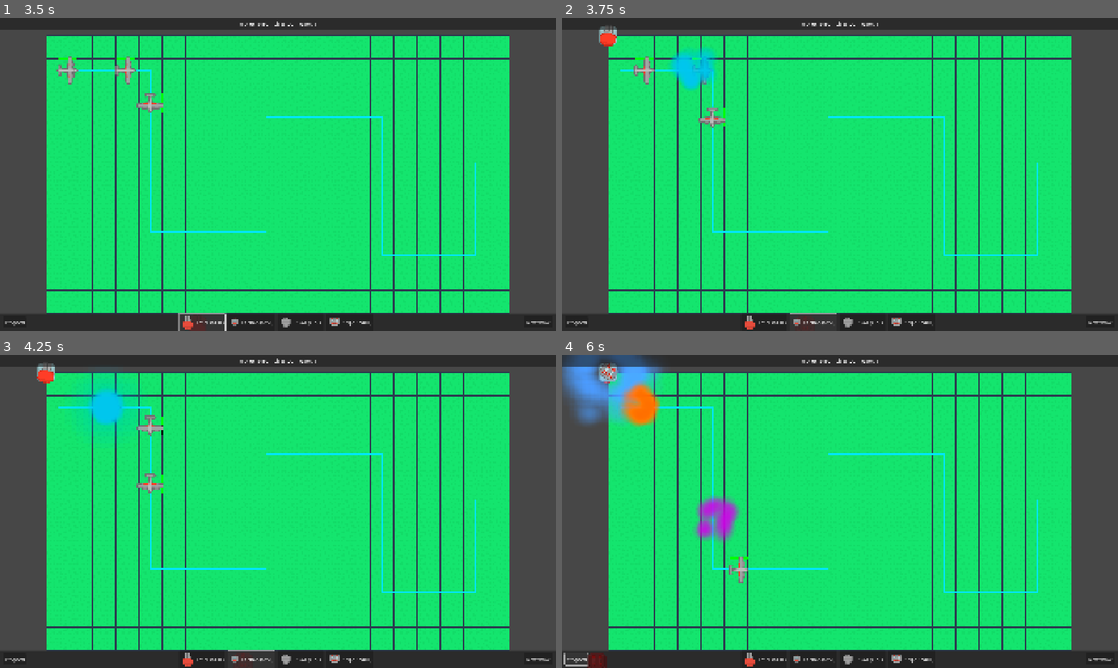
Above: before the commit, frames 1-4 (two rows, left to right).
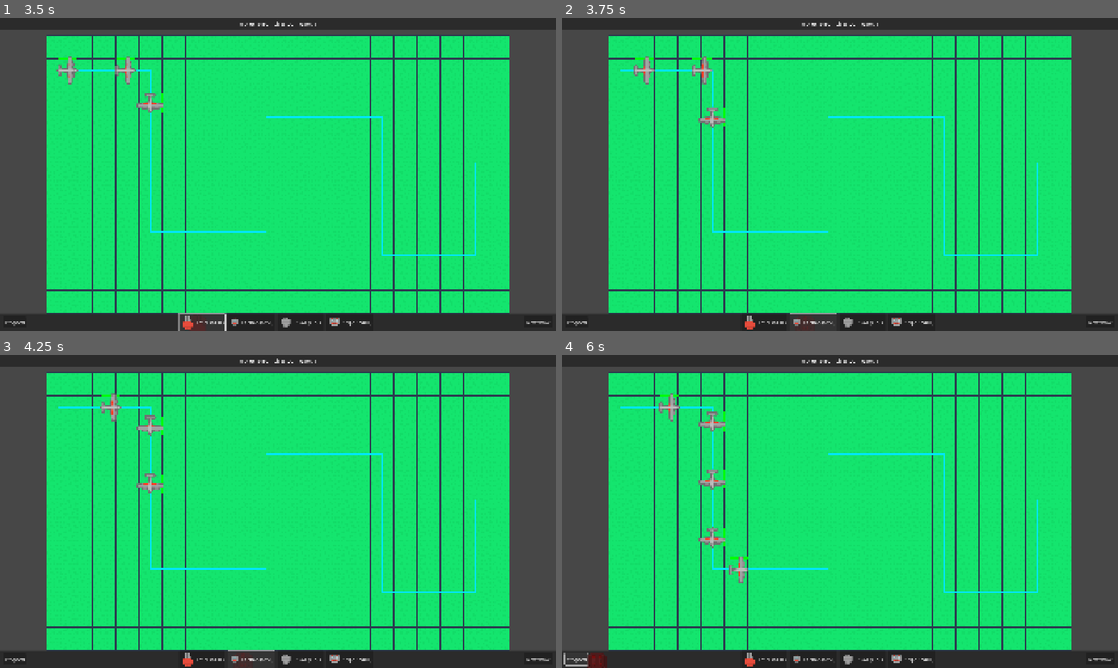
Above: after the commit, the same moments.

Repository: wangshengjin/Cyber-Defense-TD
Game: Godot game, scene res://scenes/UI/StartMenu.tscn
The game is run twice, just before and just after one commit, with the same random seed, the same clock (stepped at 60 frames per second) and the same inputs.
Inputs:
- Up to frame 1 (3.5 s): click "START GAME" at 0.5 s; click "Next Wave" at 1.25 s; click "Next Wave" at 2 s; click "Laser ($100)" at 2.75 s
- Up to frame 2 (3.75 s): click "Cannon ($250)" at 3.5 s
- Up to frame 3 (4.25 s): no input
- Up to frame 4 (6 s): click "Slow ($150)" at 4.25 s; click "Sniper ($400)" at 5 s; click "1x Speed" at 5.75 s

Frame 1 is identical in both runs. In frame 2, 1.0% of the frame differs, in the area x 6-28%, y 2-24%; in frame 3, 1.5%; in frame 4, 5.1%, in the area x 0-32%, y 0-62%.

Commit message:
可以旋转了

Diff:
--- a/scenes/Game.tscn
+++ b/scenes/Game.tscn
@@ -153,6 +153,47 @@
 grow_vertical = 0
 text = "1x Speed"
 
+[node name="TowerControlPanel" type="Panel" parent="CanvasLayer/HUD"]
+visible = false
+layout_mode = 1
+anchors_preset = 7
+anchor_left = 0.5
+anchor_top = 1.0
+anchor_right = 0.5
+anchor_bottom = 1.0
+offset_left = -250.0
+offset_top = -180.0
+offset_right = 250.0
+offset_bottom = -80.0
+grow_horizontal = 2
+grow_vertical = 0
+
+[node name="HBox" type="HBoxContainer" parent="CanvasLayer/HUD/TowerControlPanel"]
+layout_mode = 1
+anchors_preset = 15
+anchor_right = 1.0
+anchor_bottom = 1.0
+grow_horizontal = 2
+grow_vertical = 2
+theme_override_constants/separation = 20
+alignment = 1
+
+[node name="InfoLabel" type="Label" parent="CanvasLayer/HUD/TowerControlPanel/HBox"]
+layout_mode = 2
+text = "Info"
+
+[node name="UpgradeBtn" type="Button" parent="CanvasLayer/HUD/TowerControlPanel/HBox"]
+custom_minimum_size = Vector2(120, 0)
+layout_mode = 2
+text = "Upgrade"
+
+[node name="SellBtn" type="Button" parent="CanvasLayer/HUD/TowerControlPanel/HBox"]
+custom_minimum_size = Vector2(100, 0)
+layout_mode = 2
+text = "Sell"
+
+[connection signal="pressed" from="CanvasLayer/HUD/TowerControlPanel/HBox/UpgradeBtn" to="CanvasLayer/HUD" method="_on_upgrade_pressed"]
+[connection signal="pressed" from="CanvasLayer/HUD/TowerControlPanel/HBox/SellBtn" to="CanvasLayer/HUD" method="_on_sell_pressed"]
 [connection signal="pressed" from="CanvasLayer/HUD/BottomPanel/HBox/BuildLaser" to="CanvasLayer/HUD" method="_on_build_laser_pressed"]
 [connection signal="pressed" from="CanvasLayer/HUD/BottomPanel/HBox/BuildCannon" to="CanvasLayer/HUD" method="_on_build_cannon_pressed"]
 [connection signal="pressed" from="CanvasLayer/HUD/BottomPanel/HBox/BuildSlow" to="CanvasLayer/HUD" method="_on_build_slow_pressed"]
--- a/scripts/Game.gd
+++ b/scripts/Game.gd
@@ -9,25 +9,26 @@
 var building_mode = false
 var selected_tower_type = null
 var ghost_tower: Node2D
+var selected_tower: Node2D = null
 
 func _ready():
 	hud.build_tower_requested.connect(_on_build_requested)
+	hud.upgrade_tower_requested.connect(_on_upgrade_tower)
+	hud.sell_tower_requested.connect(_on_sell_tower)
 	wave_manager.path_2d = $Path2D
 	GameManager.game_over.connect(_on_game_over)
 
 func _process(delta):
 	if building_mode:
 		_update_ghost_tower()
-		if Input.is_action_just_pressed("mouse_left"): # Default action? Godot usually 'ui_accept' or we need to add inputs. Assuming mouse click.
-			# Or Input.is_mouse_button_pressed(MOUSE_BUTTON_LEFT)
-			if Input.is_mouse_button_pressed(MOUSE_BUTTON_LEFT):
-				_try_place_tower()
 
-func _input(event):
+func _unhandled_input(event):
 	if building_mode and event is InputEventMouseButton and event.pressed and event.button_index == MOUSE_BUTTON_LEFT:
 		_try_place_tower()
 	elif building_mode and event is InputEventMouseButton and event.pressed and event.button_index == MOUSE_BUTTON_RIGHT:
 		_cancel_build()
+	elif not building_mode and event is InputEventMouseButton and event.pressed and event.button_index == MOUSE_BUTTON_LEFT:
+		_handle_selection()
 
 func _on_build_requested(type):
 	if building_mode:
@@ -112,3 +113,38 @@
 	var game_over_screen = preload("res://scenes/UI/GameOverScreen.tscn").instantiate()
 	$CanvasLayer.add_child(game_over_screen)
 	Engine.time_scale = 0
+
+func _handle_selection():
+	var mouse_pos = get_global_mouse_position()
+	var cell = map_manager.world_to_map(mouse_pos)
+
+	if map_manager.towers.has(cell):
+		var tower = map_manager.towers[cell]
+		_select_tower(tower)
+	else:
+		_deselect_tower()
+
+func _select_tower(tower):
+	selected_tower = tower
+	hud.show_tower_controls(tower)
+
+func _deselect_tower():
+	selected_tower = null
+	hud.hide_tower_controls()
+
+func _on_upgrade_tower():
+	if selected_tower:
+		var cost = selected_tower.get_upgrade_cost()
+		if GameManager.money >= cost:
+			GameManager.money -= cost
+			selected_tower.upgrade()
+			hud.show_tower_controls(selected_tower) # Refresh info
+		else:
+			print("Not enough money to upgrade")
+
+func _on_sell_tower():
+	if selected_tower:
+		var cell = map_manager.world_to_map(selected_tower.global_position)
+		map_manager.remove_tower(cell)
+		selected_tower.sell()
+		_deselect_tower()
--- a/scripts/Towers/Tower.gd
+++ b/scripts/Towers/Tower.gd
@@ -35,6 +35,23 @@
 
 	stats.current_range = base_stats.range_tiles * Constants.CELL_SIZE
 
+func get_upgrade_cost() -> int:
+	var base_cost = Constants.TOWER_STATS[type].cost
+	# Upgrade cost is 1.5x initial cost * level? Or fixed?
+	# Based on "Upgrade cost is 1.5x initial cost" and level logic
+	# Let's assume linear increase or fixed multiplier.
+	# User code had: total_invest += cost * 1.5.
+	# This implies each upgrade costs 1.5x Base Cost.
+	return int(base_cost * 1.5)
+
+func get_sell_value() -> int:
+	var base_cost = Constants.TOWER_STATS[type].cost
+	var total_invest = base_cost
+	for i in range(1, level):
+		total_invest += int(base_cost * 1.5)
+
+	return int(total_invest * 0.7)
+
 func upgrade():
 	level += 1
 	_update_stats()
@@ -44,17 +61,7 @@
 		shape.radius = stats.current_range
 
 func sell():
-	var cost = Constants.TOWER_STATS[type].cost
-	# 70% return of total investment.
-	# Total = Cost + (Level-1)*Cost*1.5 ?
-	# Wait, docs: "Upgrade cost is 1.5x initial cost".
-	# So level 1 cost: Base.
-	# Level 2 cost: Base + Base*1.5.
-	var total_invest = cost
-	for i in range(1, level):
-		total_invest += cost * 1.5
-
-	GameManager.money += int(total_invest * 0.7)
+	GameManager.money += get_sell_value()
 	queue_free()
 
 func _create_visuals():
@@ -93,15 +100,14 @@
 		var target = _find_target()
 		if target:
 			# Rotate turret towards target
-			var angle = (target.global_position - global_position).angle()
-			# Add offset if sprite is initially facing up/right
-			# Kenney sprites usually face Right (0 degrees) or Up (-90).
-			# Assuming Right is 0 for these sprites.
-			turret_sprite.rotation = rotate_toward(turret_sprite.rotation, angle, delta * 5.0)
-
-			# Only fire if roughly facing target? Or just fire.
-			# For now just rotate visual and fire.
-			if abs(angle_difference(turret_sprite.rotation, angle)) < 0.5 or type == Constants.TowerType.SLOW:
+			# Add 90 degrees (PI/2) offset because Kenney's sprites face Up, but 0 radians is Right
+			var target_angle = (target.global_position - global_position).angle() + PI / 2
+
+			# Use lerp_angle for smooth rotation handling wraparounds
+			turret_sprite.rotation = lerp_angle(turret_sprite.rotation, target_angle, delta * 10.0)
+
+			# Fire if aiming roughly at target
+			if abs(angle_difference(turret_sprite.rotation, target_angle)) < 0.15 or type == Constants.TowerType.SLOW:
 				_fire(target)
 				cooldown_timer = stats.cooldown_ms / 1000.0
 func _create_range_sensor():
--- a/scripts/UI/HUD.gd
+++ b/scripts/UI/HUD.gd
@@ -64,3 +64,37 @@
 
 func _on_build_sniper_pressed():
 	build_tower_requested.emit(Constants.TowerType.SNIPER)
+
+# Tower Control Panel Logic
+@onready var tower_panel = $TowerControlPanel
+@onready var tower_info_label = $TowerControlPanel/HBox/InfoLabel
+@onready var upgrade_btn = $TowerControlPanel/HBox/UpgradeBtn
+@onready var sell_btn = $TowerControlPanel/HBox/SellBtn
+
+signal upgrade_tower_requested
+signal sell_tower_requested
+
+func show_tower_controls(tower):
+	tower_panel.visible = true
+
+	var info = "Lvl %d %s\nDmg: %.1f\nRng: %.1f" % [
+		tower.level,
+		Constants.TOWER_STATS[tower.type].name,
+		tower.stats.damage,
+		tower.stats.range_tiles
+	]
+	tower_info_label.text = info
+
+	upgrade_btn.text = "Upgrade ($%d)" % tower.get_upgrade_cost()
+	sell_btn.text = "Sell ($%d)" % tower.get_sell_value()
+
+	# Disable upgrade if max level? (Optional)
+
+func hide_tower_controls():
+	tower_panel.visible = false
+
+func _on_upgrade_pressed():
+	upgrade_tower_requested.emit()
+
+func _on_sell_pressed():
+	sell_tower_requested.emit()
